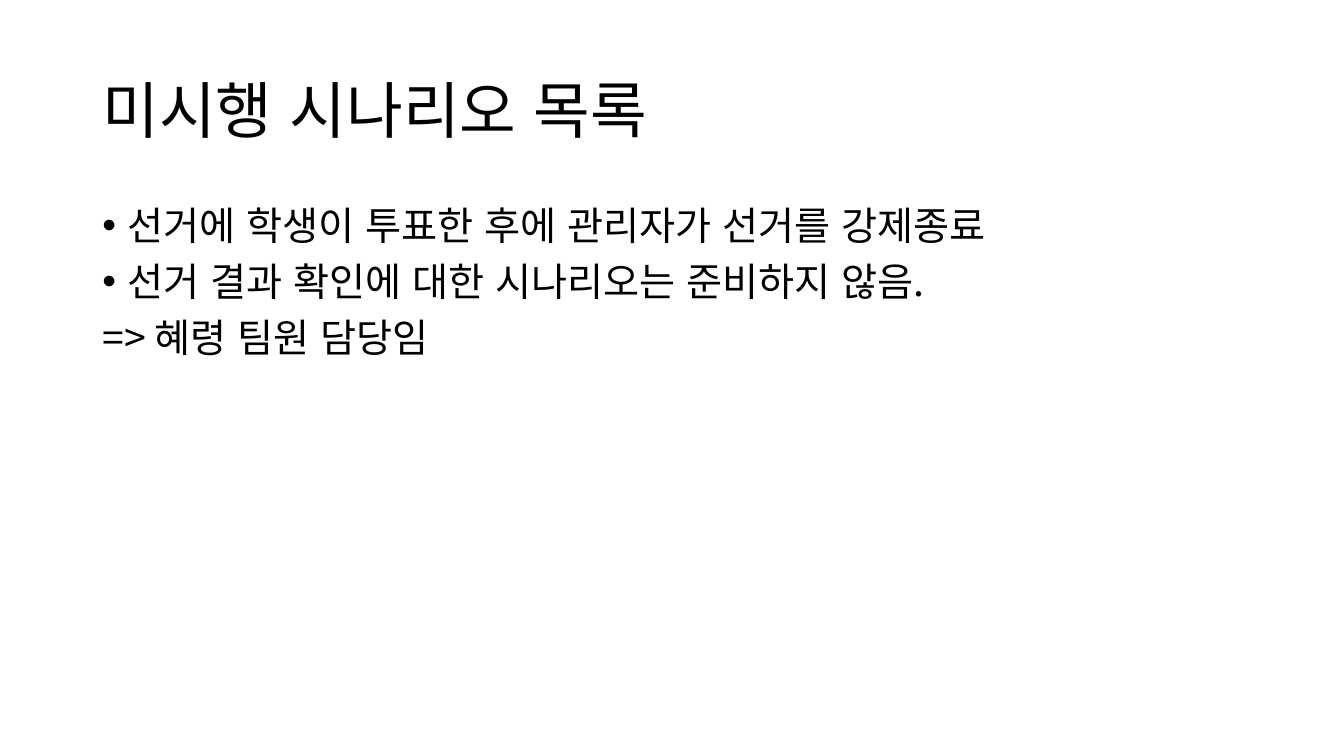
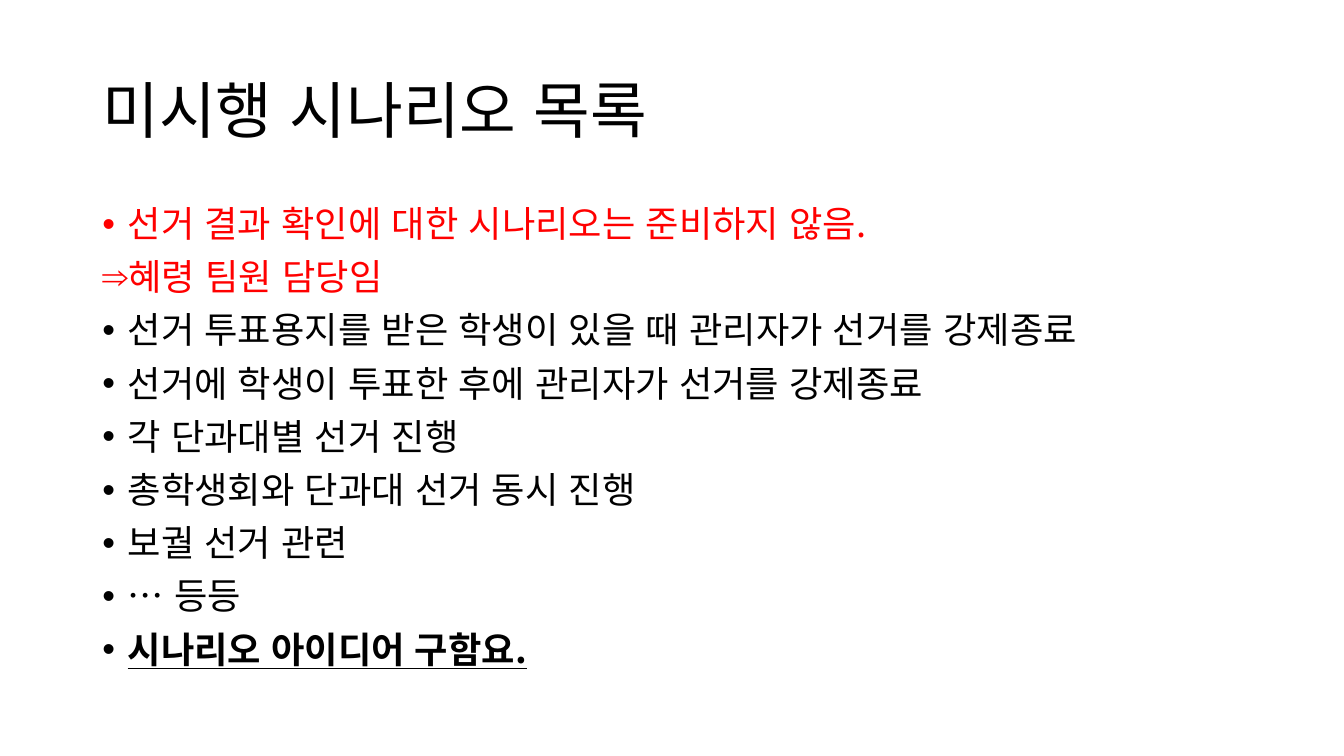
Before and after one commit to BL-UCKSS/evote-project, a slide deck: slide 51 of Document/Testcase/Testcase #1.pptx (slide 36 before the commit). Drawn at 1344x756 pixels with LibreOffice and Linux fonts; fonts in the diff are those of the drawing. Boxes give left, top, right and bottom in pixels: in the first picture for what was removed or moved away, otherwise in the second. Text is boxed around its words. In the diff, an @@ line names an element or a change of style, - is before the commit and + after.

```diff
--- a/Document/Testcase/Testcase #1.pptx
+++ b/Document/Testcase/Testcase #1.pptx
@@ text at (128, 206, 1077, 346): paragraphs added @@
+• 선거 결과 확인에 대한 시나리오는 준비하지 않음.
+⇒ 혜령 팀원 담당임
+• 선거 투표용지를 받은 학생이 있을 때 관리자가 선거를 강제종료
@@ text at (128, 366, 923, 400): size 28 to 25.9 pt in "선거에 학생이 투표한 후에 관리자가 선거를 강제종료" @@
@@ text at (128, 420, 636, 669): text changed; size 28 to 25.9 pt @@
-• 선거 결과 확인에 대한 시나리오는 준비하지 않음.
-=> 혜령 팀원 담당임
+• 각 단과대별 선거 진행
+• 총학생회와 단과대 선거 동시 진행
+• 보궐 선거 관련
+• … 등등
+• 시나리오 아이디어 구함요.
```
Also in this commit, not shown: 17 slides added, 1 other file.
